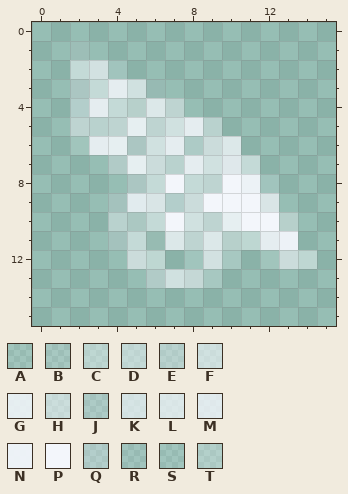
Edited in one commit: pixel-art sprite (progressive-web-app/public/icons/icon-16x16.png). Above: the version before the commit.
The file is 16x16 pixels. Pixels under 10% opacity are left out. Colours within 5 levels of each other are drawn and written as one.
Palette (. is transparent): A #eff7f720  B #eff4fa30  C #f1f6f870  D #f1f5f980  E #f2f4fa60  F #f2f5faa0  G #f2f6fadf  H #f3f6fa90  J #f3f3fb40  K #f3f6fbaf  L #f3f6fbbf  M #f3f5fbcf  N #f3f6fbef  P #f3f6fb  Q #f2f2fc50  R #efefff20  S #eff7ff20  T #f5f9fc4f
The same view after the edit:
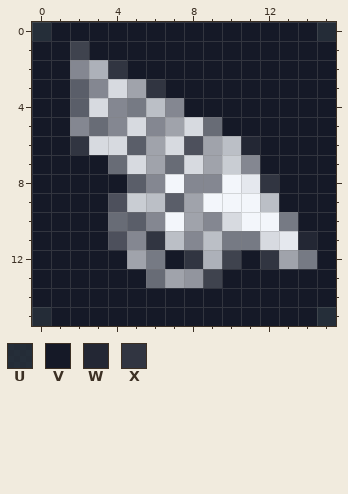
Colours new in this view: U #151927df  V #151927  W #232734  X #313541
Log entry: Better icon set for the PWA :)
Diff:
colour B: #eff4fa30 -> #3f434e
colour C: #f1f6f870 -> #767a84
colour D: #f1f5f980 -> #848791
colour E: #f2f4fa60 -> #686c76
colour F: #f2f5faa0 -> #a0a3ab
colour G: #f2f6fadf -> #d7dae0
colour H: #f3f6fa90 -> #92959e
colour J: #f3f3fb40 -> #4d505c
colour K: #f3f6fbaf -> #adb1b9
colour L: #f3f6fbbf -> #bbbfc6
colour M: #f3f5fbcf -> #c9cdd3
colour N: #f3f6fbef -> #e5e8ee
colour Q: #f2f2fc50 -> #5a5e69
y 0: x 0..15 ................ -> UVVVVVVVVVVVVVVU
y 1: x 0..1 .. -> VV; x 3..15 ............. -> VVVVVVVVVVVVV
y 2: x 0..1 .. -> VV; x 4..15 R........... -> XVVVVVVVVVVV
y 3: x 0..1 .. -> VV; x 6..15 R......... -> XVVVVVVVVV
y 4: x 0..1 .. -> VV; x 8..15 ........ -> VVVVVVVV
y 5: x 0..1 .. -> VV; x 10..15 ...... -> VVVVVV
y 6: x 0..2 ..A -> VVX; x 11..15 ..... -> WVVVV
y 7: x 0..3 .... -> VVVV; x 12..15 .... -> VVVV
y 8: x 0..4 ..... -> VVVVV; x 12..15 R... -> XVVV
y 9: x 0..3 .... -> VVVV; x 13..15 ... -> VVV
y 10: x 0..3 .... -> VVVV; x 5 T -> Q; x 14..15 .. -> VV
y 11: x 0..3 .... -> VVVV; x 6 A -> X; x 14..15 .. -> WV
y 12: x 0..4 ..... -> VVVVV; x 7..8 .S -> VX; x 11..12 .A -> VX; x 15 . -> V
y 13: x 0..5 ...... -> VVVVVV; x 10..15 ...... -> VVVVVV
y 14: x 0..15 ................ -> VVVVVVVVVVVVVVVV
y 15: x 0..15 ................ -> UVVVVVVVVVVVVVVU
